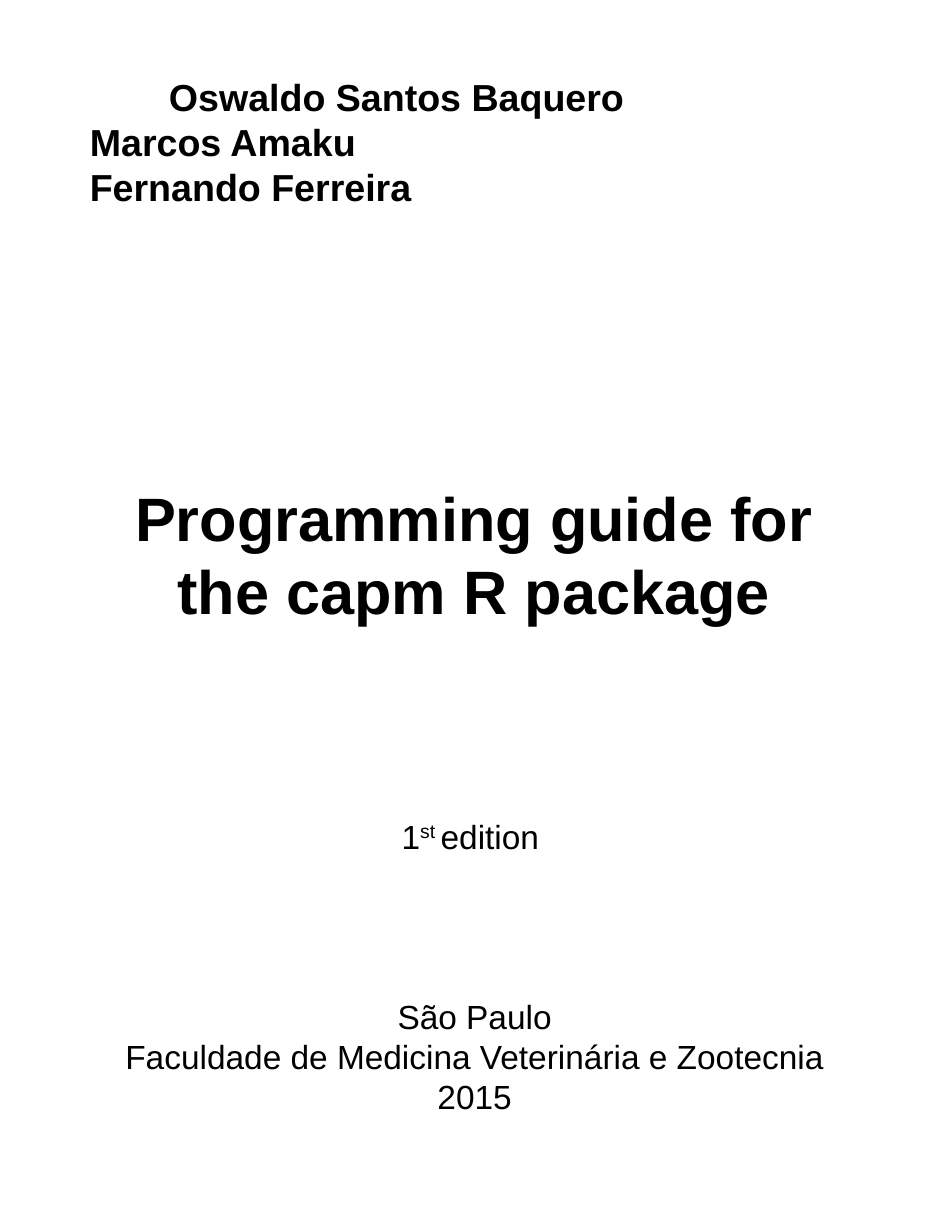
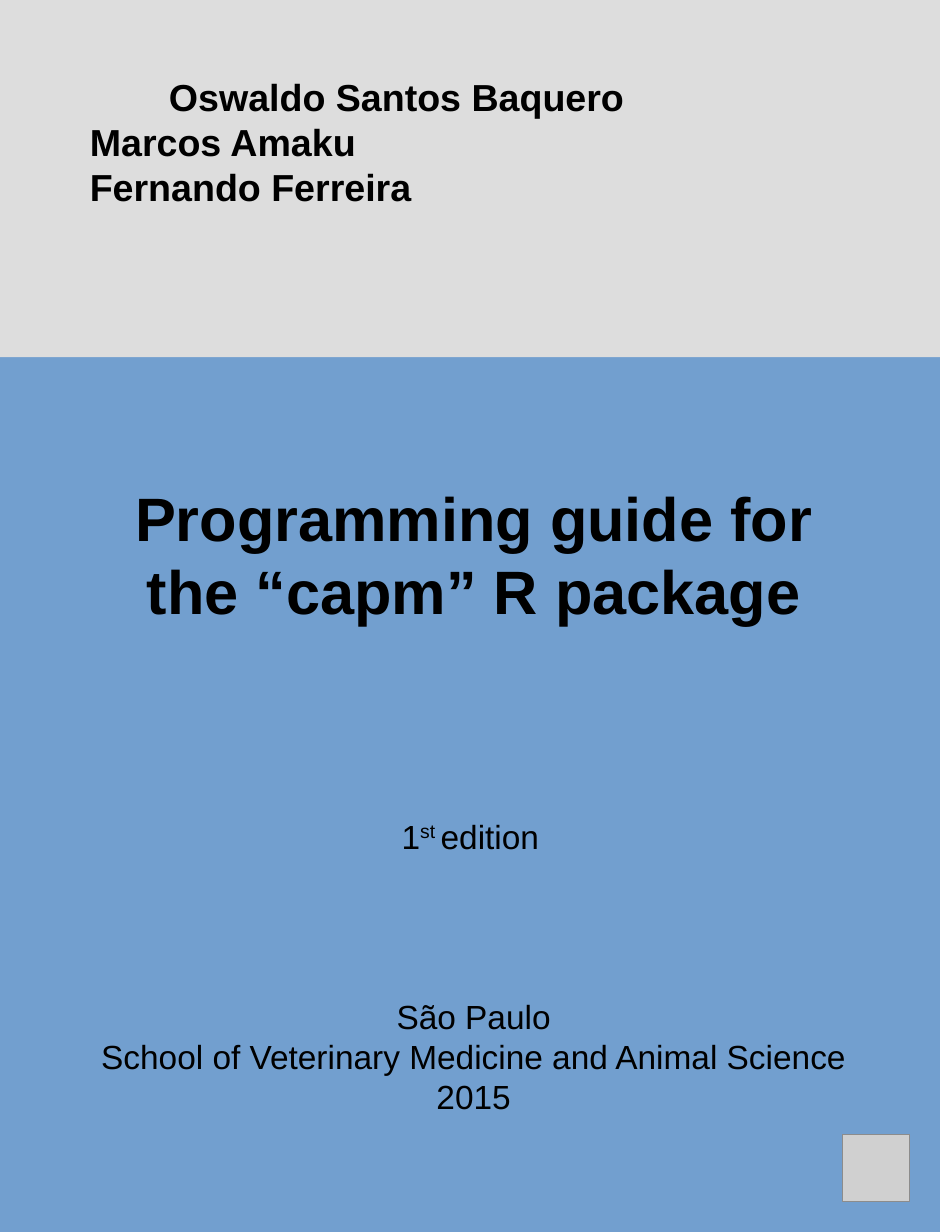
Before and after one commit to eduardocpacheco99/programming-guide-for-the-capm-r-package, a slide deck: slide 1 of title-page.odp. Drawn at 940x1232 pixels with LibreOffice and Linux fonts; fonts in the diff are those of the drawing; grey boxes stand for pictures. Boxes give left, top, right and bottom in pixels: in the first picture for what was removed or moved away, otherwise in the second. Text is boxed around its words. In the diff, an @@ line names an element or a change of style, - is before the commit and + after.

```diff
--- a/title-page.odp
+++ b/title-page.odp
@@ rectangle added at (x1=0, y1=0, x2=940, y2=357), fill #DDDDDD @@
@@ rectangle added at (x1=0, y1=357, x2=940, y2=1232), fill #729FCF @@
@@ text at (x1=135, y1=496, x2=812, y2=625): text changed @@
-Programming guide for the capm R package
+Programming guide for the “capm” R package
@@ text "São Paulo" moved from (x1=125, y1=1004, x2=824, y2=1110) to (x1=101, y1=1004, x2=846, y2=1110) @@
@@ text at (x1=101, y1=1044, x2=846, y2=1075): text changed @@
-Faculdade de Medicina Veterinária e Zootecnia
+School of Veterinary Medicine and Animal Science
@@ picture added at (x1=843, y1=1135, x2=909, y2=1202) @@
```
Also in this commit, not shown: 5 other files.
